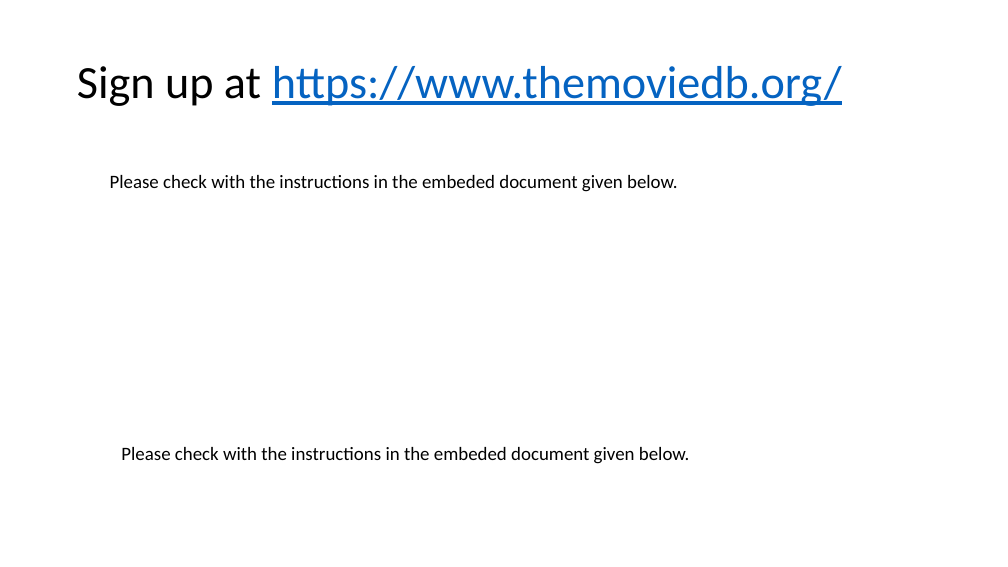
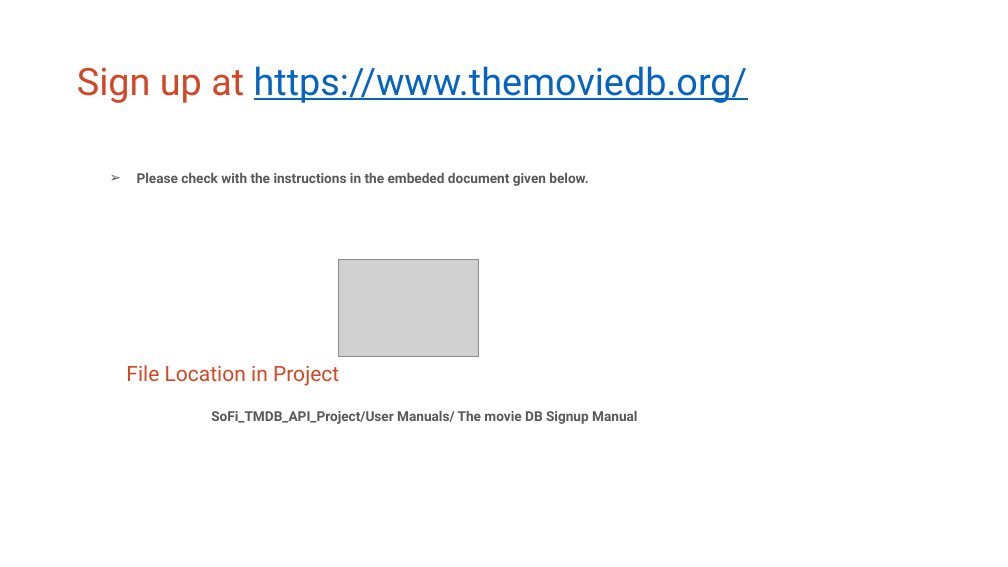
Before and after one commit to arpans2112/SoFi_TMDB_API_Project, a slide deck: slide 5 of SoFi TMDB Api Project User Guide.pptx. Drawn at 1008x567 pixels with LibreOffice and Linux fonts; fonts in the diff are those of the drawing; grey boxes stand for pictures. Boxes give left, top, right and bottom in pixels: in the first picture for what was removed or moved away, otherwise in the second. Text is boxed around its words. In the diff, an @@ line names an element or a change of style, - is before the commit and + after.

Commit message:
User Manual folder is updated

```diff
--- a/SoFi TMDB Api Project User Guide.pptx
+++ b/SoFi TMDB Api Project User Guide.pptx
@@ title "Sign up at https://www.themoviedb.org/" at (77,66,748,103): size 44 to 36 pt, font Calibri to Roboto; text colour #000000 to #D24726 in "Sign up at" @@
@@ text "Please check with the instructions ..." at (137,172,589,186): size 18 to 13 pt, font Calibri to Roboto, text colour #000000 to #595959, bold on; bullet none to ➢ @@
@@ picture added at (338,260,478,357) @@
@@ text at (126,365,637,424): text changed; size 18 to 13 pt; font Calibri to Roboto; text colour #000000 to #595959; bold on @@
-Please check with the instructions in the embeded document given below.
+File Location in Project
+SoFi_TMDB_API_Project/User Manuals/ The movie DB Signup Manual
```
Also in this commit, not shown: 2 other slides changed, 1 slide added, 2 other files.
